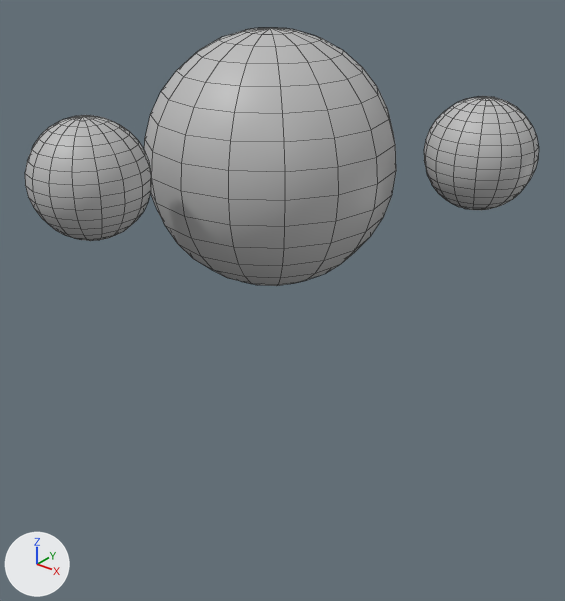
Two versions of the FBX model Keng/Models/Shocker/Shocker_Idle._Lv3.fbx, one commit apart.
Both versions are drawn from a 50 mm lens placed at (399.0, -483.0, 492.0), pointed at (25.0, -17.0, 202.0). Every picture has the same lights, and +X, +Y and +Z are marked at lower left. Mesh edges are drawn as thin lines. Where no turn or scale is listed for an object, it has been applied to the vertices.

Objects in the first picture: 'Shocker_EnergyBall_Geo', 'Shocker_Satelite1_EnergyBall_Geo', 'Shocker_Satelite3_EnergyBall_Geo'.
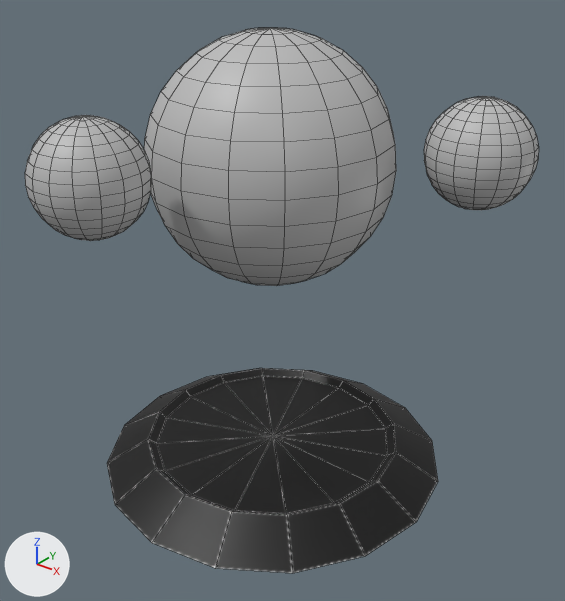
Pixel boxes (x1, y1, x2, y2) of what changed, in the pictures (565 x 601 px):
'Shocker_Stand_Geo', added (black): after (107, 368, 438, 573)

Diff of the bpy script that builds the scene:
```diff
--- a/Keng/Models/Shocker/Shocker_Idle._Lv3.fbx.py
+++ b/Keng/Models/Shocker/Shocker_Idle._Lv3.fbx.py
@@ img_shocker_psd @@
+img_shocker_psd = load_image('Shocker.psd', 'Shocker.png', 512, 512, 'sRGB')
@@ mat_shocker_stand @@
+mat_shocker_stand = principled_material('Shocker_Stand')
+mat_shocker_stand.texture = img_shocker_psd
@@ me_mesh_1 @@
+me_mesh_1.from_pydata(...)  # 66 vertices, 80 faces; spans x -160.0..160.0, y -160.0..160.0, z 0.0..49.0
+me_mesh_1.materials.append(mat_shocker_stand)  # picture img_shocker_psd
@@ ob_shocker_stand_geo @@
+ob_shocker_stand_geo = bpy.data.objects.new('Shocker_Stand_Geo', me_mesh_1)
+ob_shocker_stand_geo.location = (0.0, 0.0, 0.0)
```
